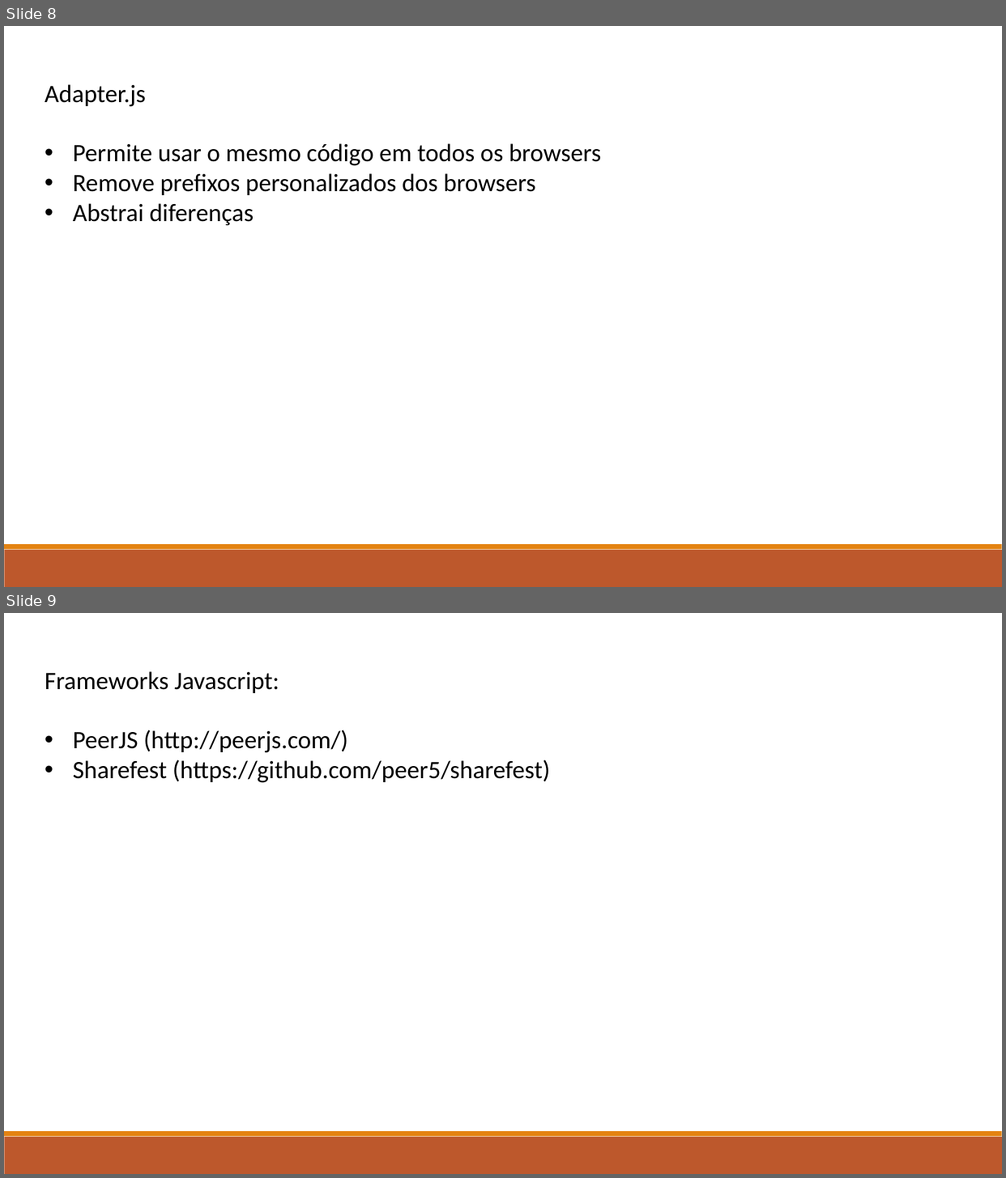
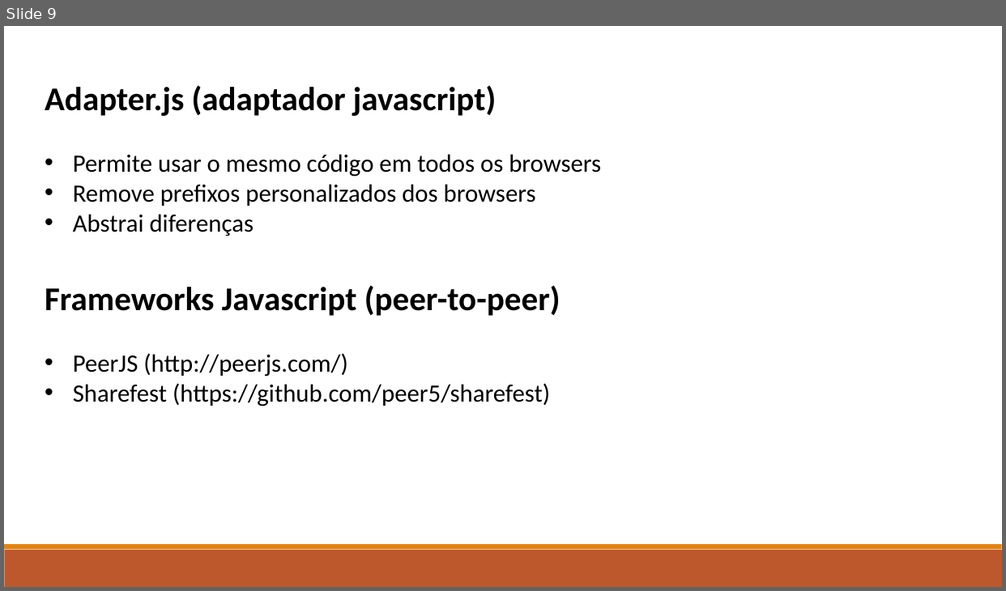
Before and after one commit to marcorlsrodrigues/pwc, a slide deck: WebRTC File Transfer - Marco Rodrigues.pptx. Shown one above the other, each under a label of ours: slides 8 and 9 before the commit, slide 9 after it. The pictures are 1006x1178 and 1006x591 pixels, drawn with LibreOffice and Linux fonts; fonts in the diff are those of the drawing. Boxes give left, top, right and bottom in pixels: in the first picture for what was removed or moved away, otherwise in the second. Text is boxed around its words. In the diff, an @@ line names an element or a change of style, - is before the commit and + after.

Commit message:
PeerJS v1

```diff
--- a/WebRTC File Transfer - Marco Rodrigues.pptx
+++ b/WebRTC File Transfer - Marco Rodrigues.pptx
@@ slide 9 removed at (4,613,1002,1174), background #FFFFFF; not listed: 2 template elements that a slide beside it also shows @@
@@ text removed at (44,671,550,783) @@
-Frameworks Javascript:
-• PeerJS (http://peerjs.com/)
-• Sharefest (https://github.com/peer5/sharefest)
@@ what was slide 8 is now slide 9 @@
@@ slide 9 changed as well @@
@@ text at (44,85,496,116): text changed; size 24 to 32 pt; bold on @@
-Adapter.js
+Adapter.js (adaptador javascript)
@@ text added at (44,285,560,407), 24 pt, text #000000 @@
+Frameworks Javascript (peer-to-peer)
+• PeerJS (http://peerjs.com/)
+• Sharefest (https://github.com/peer5/sharefest)
```
Also in this commit, not shown: 5 other slides changed, 4 slides added, 3 other slides removed, 4 other files.
